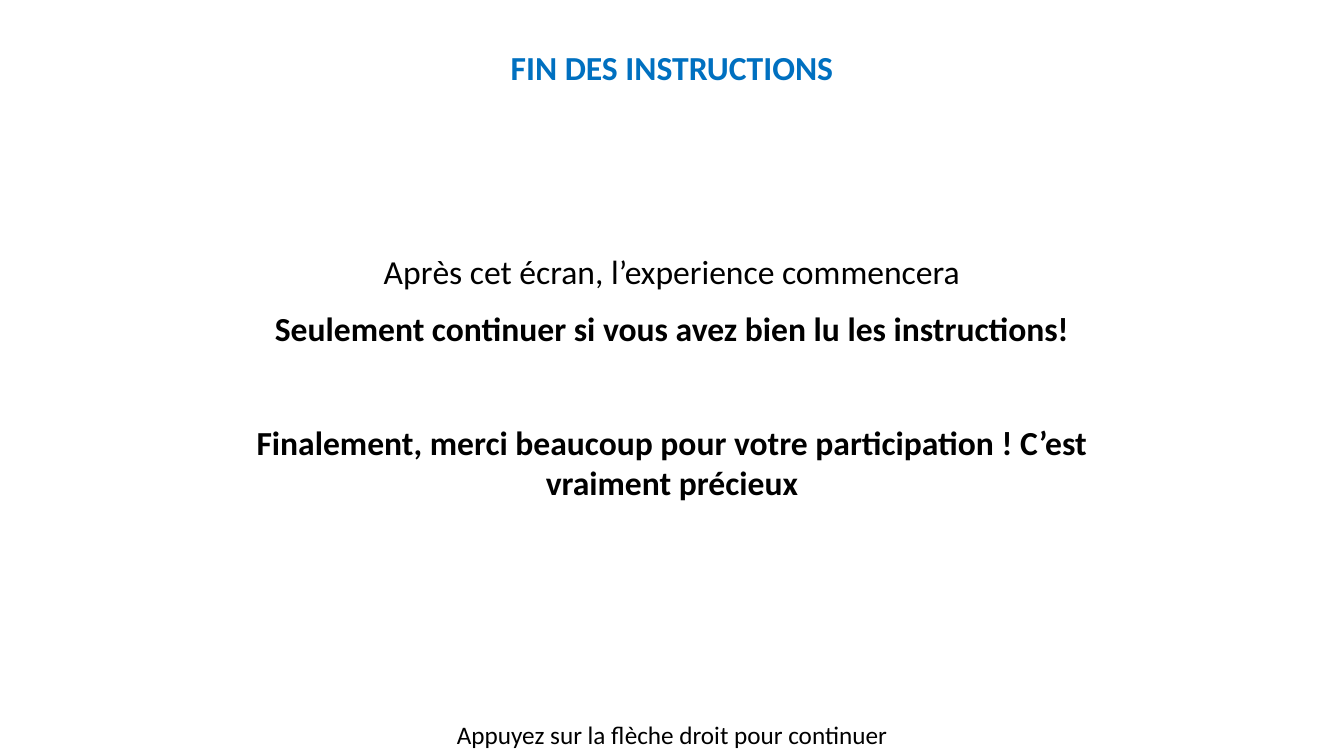
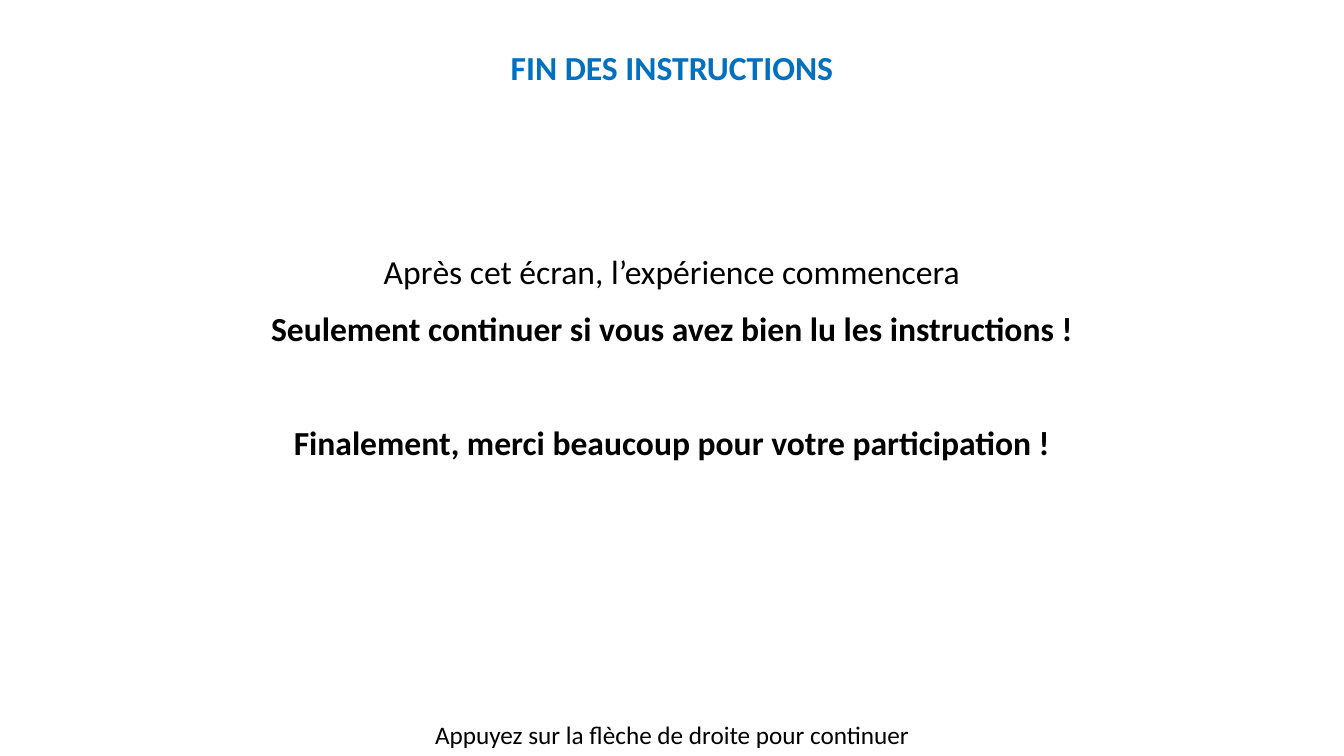
Before and after one commit to MBB-team/Online_Testing, a slide deck: slide 45 of src/Self_Efficacy/Stimuli/Instructions.pptx. Drawn at 1344x756 pixels with LibreOffice and Linux fonts; fonts in the diff are those of the drawing. Boxes give left, top, right and bottom in pixels: in the first picture for what was removed or moved away, otherwise in the second. Text is boxed around its words. In the diff, an @@ line names an element or a change of style, - is before the commit and + after.

Commit message:
updated instructions

```diff
--- a/src/Self_Efficacy/Stimuli/Instructions.pptx
+++ b/src/Self_Efficacy/Stimuli/Instructions.pptx
@@ text at box(271, 260, 1054, 461): text changed @@
-Après cet écran, l’experience commencera
-Seulement continuer si vous avez bien lu les instructions!
-Finalement, merci beaucoup pour votre participation ! C’est vraiment précieux
+Après cet écran, l’expérience commencera
+Seulement continuer si vous avez bien lu les instructions !
+Finalement, merci beaucoup pour votre participation !
@@ text at box(435, 726, 909, 748): text changed @@
-Appuyez sur la flèche droit pour continuer
+Appuyez sur la flèche de droite pour continuer
```
Also in this commit, not shown: 44 other slides changed, 45 other files.
